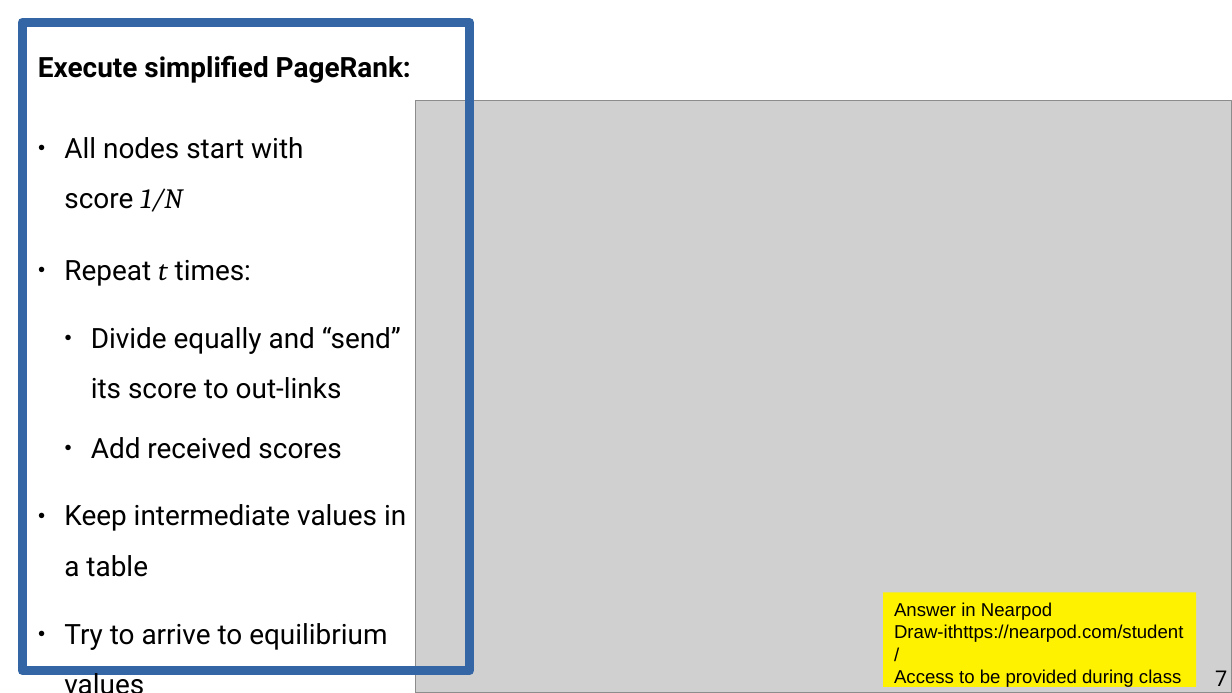
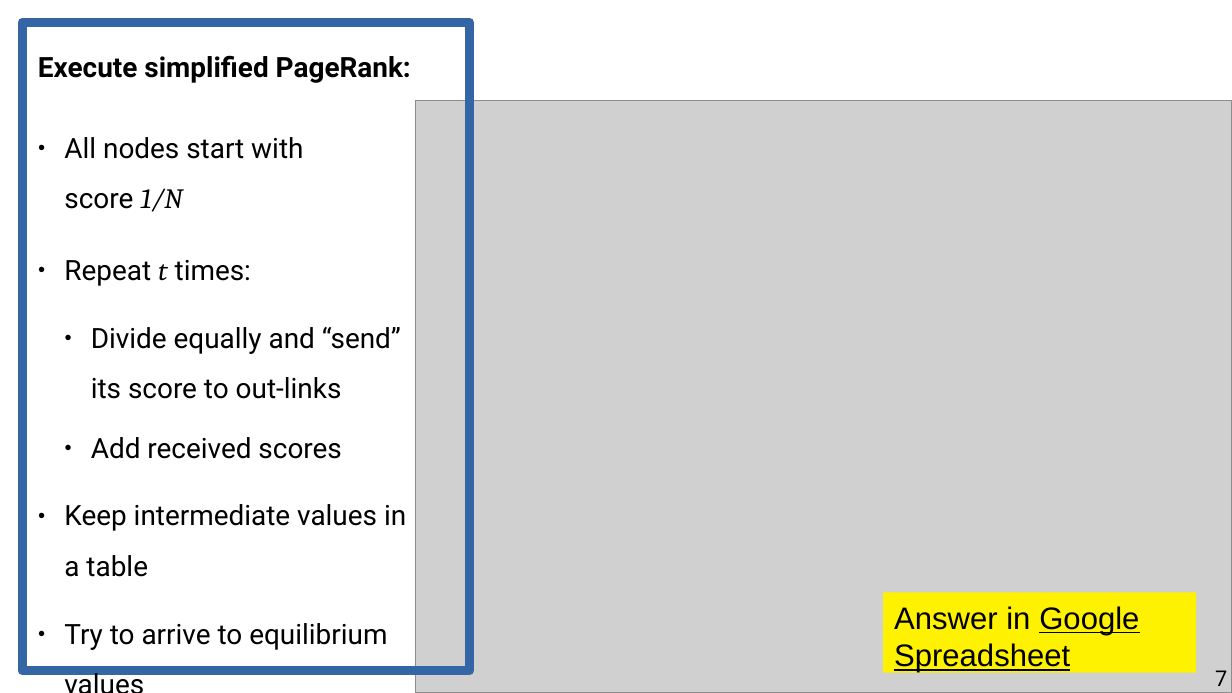
Before and after one commit to chatox/networks-science-course, a slide deck: slide 7 of theory/odp/tt15_pagerank.odp. Drawn at 1232x693 pixels with LibreOffice and Linux fonts; fonts in the diff are those of the drawing; grey boxes stand for pictures. Boxes give left, top, right and bottom in pixels: in the first picture for what was removed or moved away, otherwise in the second. Text is boxed around its words. In the diff, an @@ line names an element or a change of style, - is before the commit and + after.

```diff
--- a/theory/odp/tt15_pagerank.odp
+++ b/theory/odp/tt15_pagerank.odp
@@ rectangle "Answer in Google Spreadsheet": place and size @@
-rectangle "Answer in Google Spreadsheet" at bbox=[883, 593, 1196, 688]
+rectangle "Answer in Google Spreadsheet" at bbox=[883, 593, 1196, 673]
@@ text in rectangle at bbox=[894, 606, 1139, 672]: text changed; size 12 to 20 pt @@
-Answer in Nearpod Draw-ithttps://nearpod.com/student/
-Access to be provided during class
+Answer in Google Spreadsheet
```
Also in this commit, not shown: 8 other slides changed, 1 slide removed, 5 other files.
